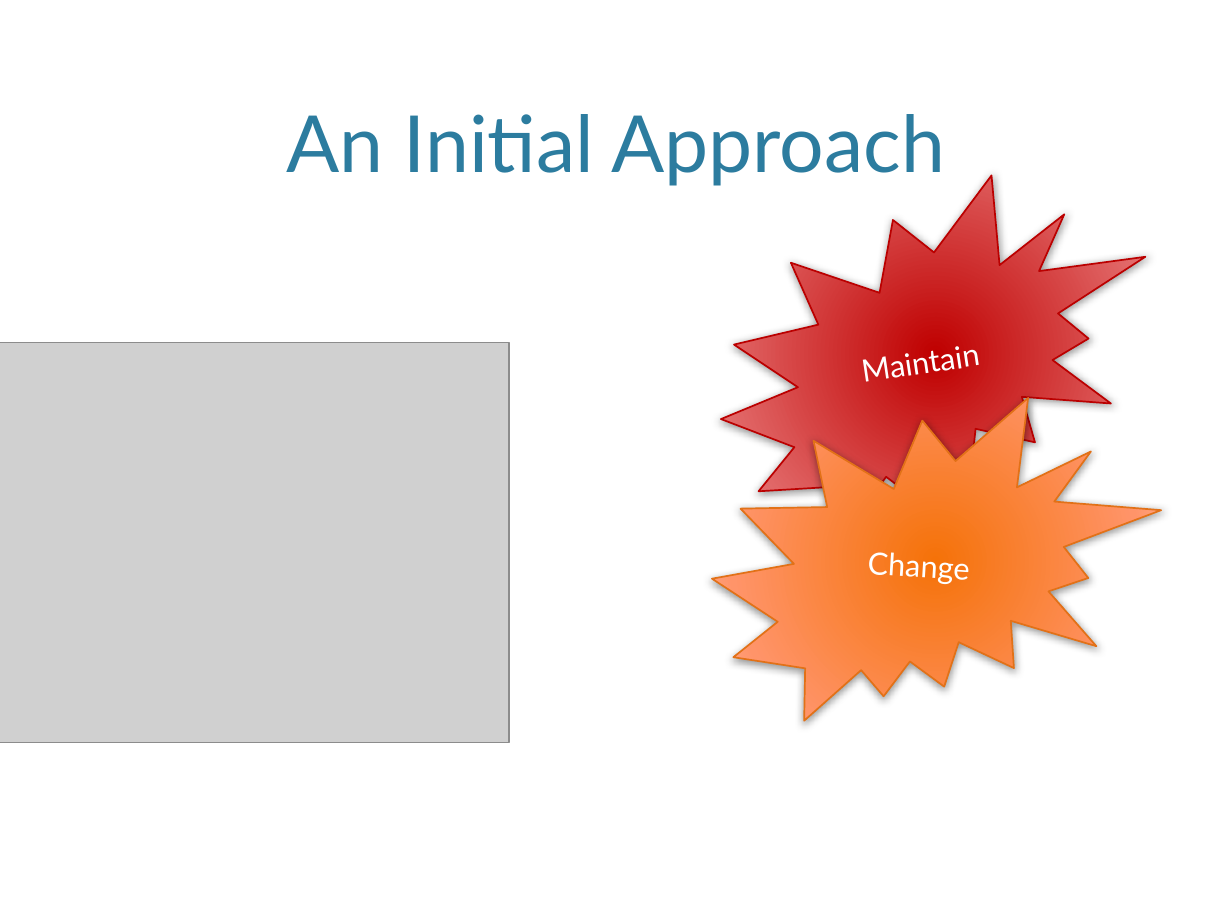
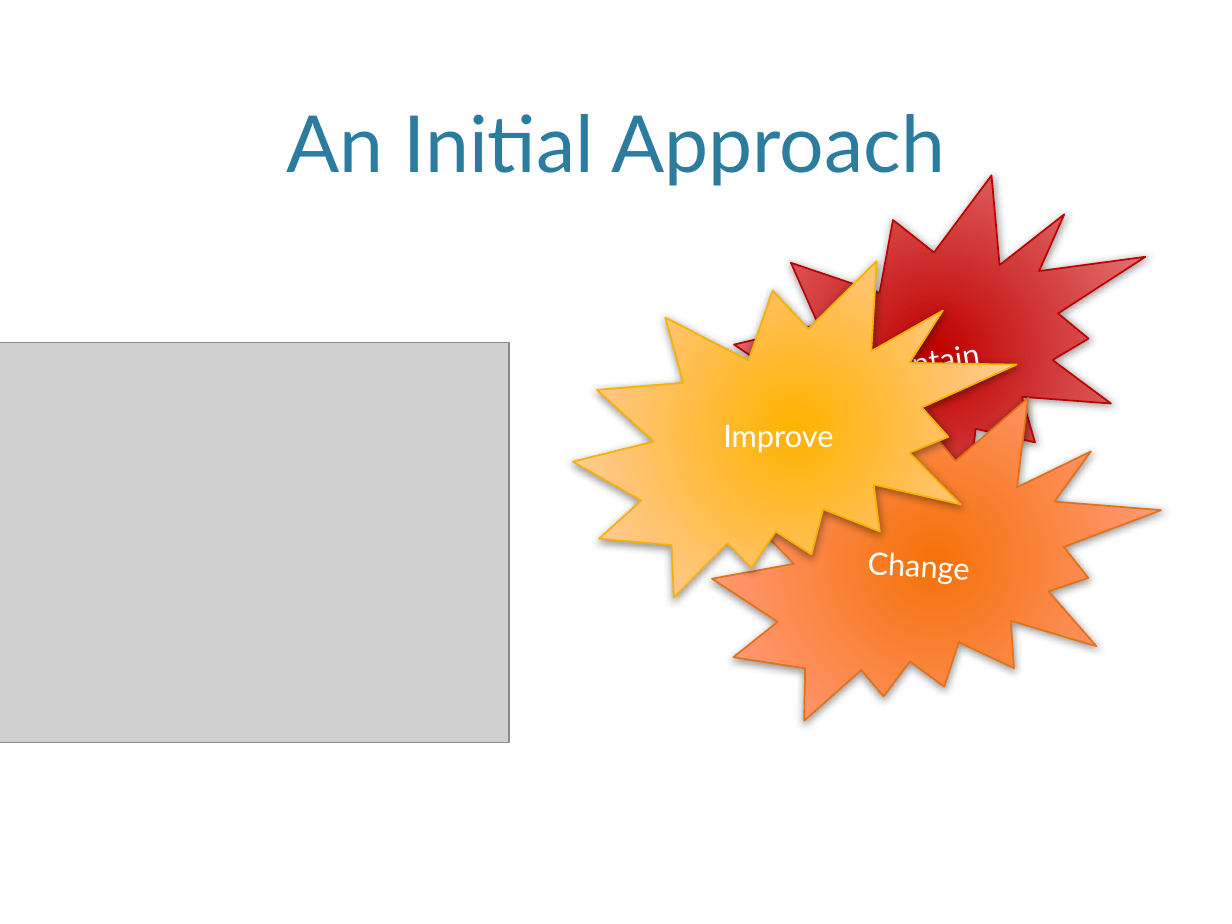
Before and after one commit to MiyamotoAkira/FeaturesVsLayers, a slide deck: slide 5 of FeaturesVsLayers.pptx (slide 4 before the commit). Drawn at 1232x924 pixels with LibreOffice and Linux fonts; fonts in the diff are those of the drawing; grey boxes stand for pictures; background and template pictures are left out. Boxes give left, top, right and bottom in pixels: in the first picture for what was removed or moved away, otherwise in the second. Text is boxed around its words. In the diff, an @@ line names an element or a change of style, - is before the commit and + after.

```diff
--- a/FeaturesVsLayers.pptx
+++ b/FeaturesVsLayers.pptx
@@ irregular seal added at [573,261,1016,598], fill gradient #FFB400 to #FFC67F to #FFDEBD, outline #F9B000 1 pt, 18 pt, text #FFFFFF @@
+Improve
```
Also in this commit, not shown: 5 slides added, 5 other files.
